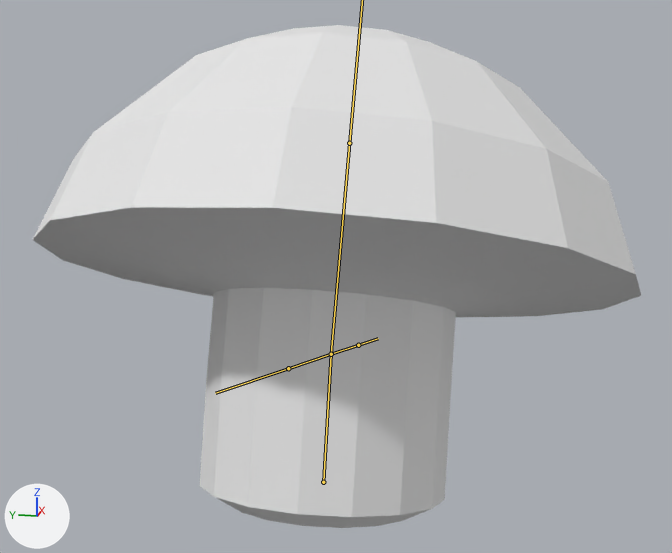
Before and after pictures for a commit that changed the FBX model Assets/Characters/Enemy/Shroom/shroom.fbx.
Both versions are drawn from a 50 mm lens placed at (-2.742, -0.593, 1.518), pointed at (0.209, -0.003, 0.78). Arrows for +X, +Y and +Z are at lower left; the lights stay in place. Both versions are drawn at frame 11 of the action 'Armature|move'; the numbers are the values there. The bones that bend it are drawn over the model as lines.

The first picture shows 'Mushroom'.
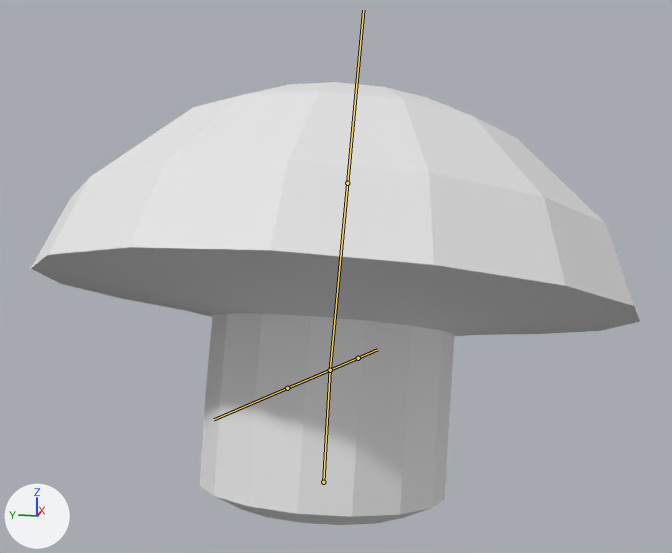
Scene script edits in JSON lines:
```json
{"block": "bone_stalk", "where": "bone_stalk = bpy.data.objects['Armature'].pose.bones['Stalk']"}
{"op": "set", "path": "bone_stalk.scale", "old": "(1.0, 1.0, 1.0)", "new": "(1.0, 0.88, 1.0)"}
```

What differs and where, as boxes [x1, y1, x2, y2] in the pictures (672 x 553 px):
```json
{"object": "Mushroom", "change": "posed", "before": [33, 25, 641, 528], "after": [31, 82, 640, 525], "on screen": "12% shorter"}
{"bone": "Stalk", "before": "(323, 482) to (331, 354)", "after": "(323, 482) to (330, 370)"}
```
